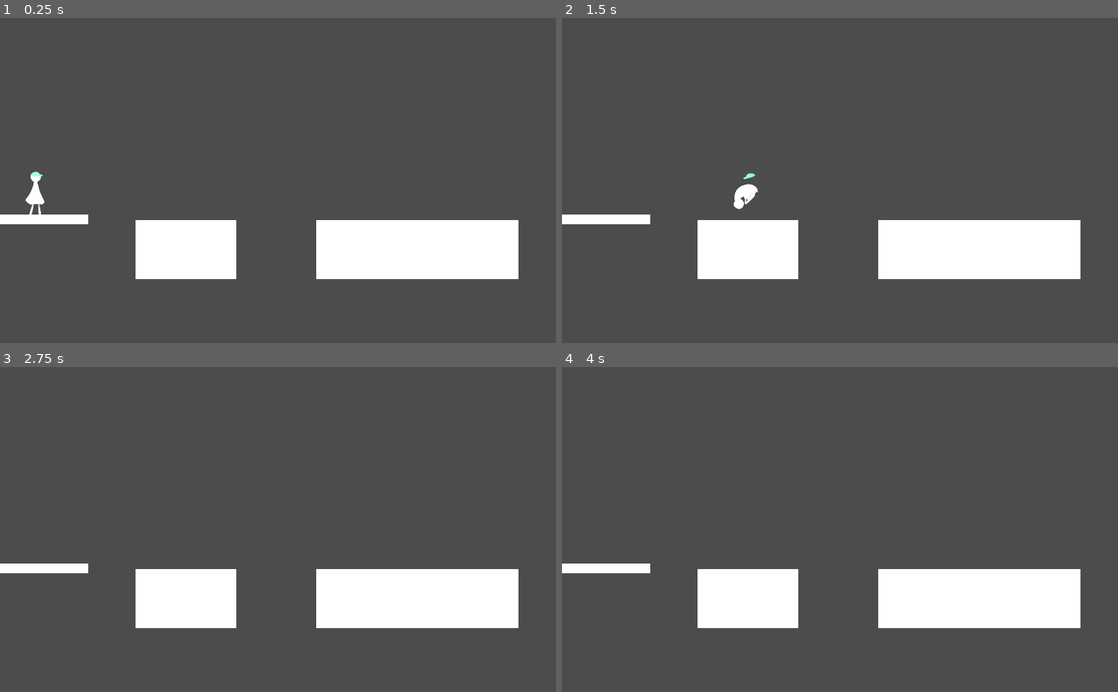
Above: before the commit, frames 1-4 (two rows, left to right).
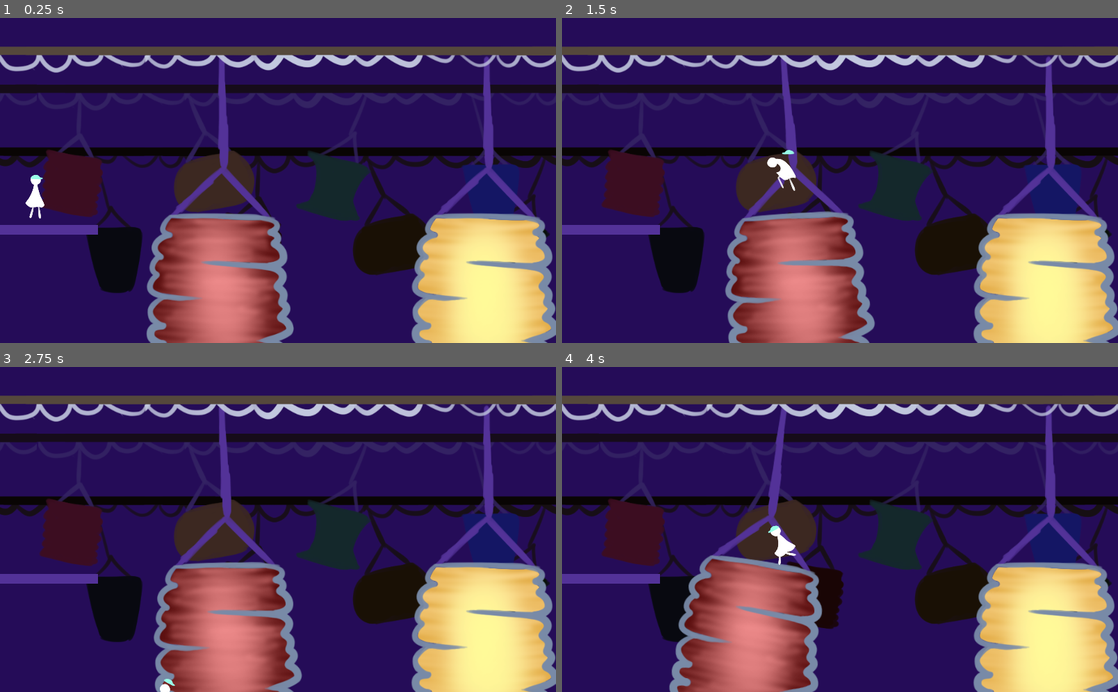
Above: after the commit, the same moments.

Repository: bucketfish/lanterns-mooncakes
Game: Godot game, scene res://base.tscn
Same seed, same stepped clock (60 frames per second), same inputs: the game is played once before the commit and once after it.
Inputs:
- Up to frame 1 (0.25 s): no input
- Up to frame 2 (1.5 s): hold Right (right) 0.53-1.28 s; hold Z (jump) 0.53-1.28 s; hold Left (left) from 1.28 s (still down); tap Z (jump) at 1.35 s
- Up to frame 3 (2.75 s): tap Z (jump) at 1.52, 1.82 s; release Left (left) at 2.03 s; hold Right (right) from 2.03 s (still down); hold Z (jump) from 2.03 s (still down)
- Up to frame 4 (4 s): release Z (jump) at 2.78 s; tap Z (jump) at 2.85, 3.02, 3.32 s; release Right (right) at 3.53 s; hold Left (left) from 3.53 s (still down); hold Z (jump) from 3.53 s (still down)

The runs differ from the first frame. In frame 1, 97% of the frame differs, in the area x 0-100%, y 0-100%; in frame 2, 97%; in frame 3, 97%; in frame 4, 97%.

Commit message:
a bunch of stuff like art and lantern movement and stuff

Diff:
--- a/godot/base.gd
+++ b/godot/base.gd
@@ -4,6 +4,7 @@
 
 
 onready var debug = $debug
+onready var respawn = $respawn
 # Called when the node enters the scene tree for the first time.
 func _ready():
 	OS.set_current_screen(0)
@@ -12,3 +13,8 @@
 # Called every frame. 'delta' is the elapsed time since the previous frame.
 #func _process(delta):
 #	pass
+
+
+func _on_death_body_entered(body):
+	if body.is_in_group("player"):
+		body.global_position = respawn.global_position
--- a/godot/base.tscn
+++ b/godot/base.tscn
@@ -1,26 +1,98 @@
-[gd_scene load_steps=7 format=2]
+[gd_scene load_steps=10 format=2]
 
 [ext_resource path="res://player/player.tscn" type="PackedScene" id=1]
 [ext_resource path="res://base.gd" type="Script" id=2]
-[ext_resource path="res://platform.gd" type="Script" id=3]
+[ext_resource path="res://lanterns/lantern.tscn" type="PackedScene" id=3]
+[ext_resource path="res://lanterns/2.png" type="Texture" id=4]
+[ext_resource path="res://lanterns/3.png" type="Texture" id=5]
+[ext_resource path="res://back/line.png" type="Texture" id=6]
+[ext_resource path="res://back/back.png" type="Texture" id=7]
+
+[sub_resource type="RectangleShape2D" id=2]
+extents = Vector2( 312.5, 81.5 )
 
 [sub_resource type="RectangleShape2D" id=1]
 extents = Vector2( 540.5, 10 )
 
-[sub_resource type="RectangleShape2D" id=2]
-extents = Vector2( 92.75, 55 )
-
-[sub_resource type="RectangleShape2D" id=3]
-extents = Vector2( 185, 55 )
-
 [node name="base" type="Node2D"]
 script = ExtResource( 2 )
 
-[node name="player" parent="." instance=ExtResource( 1 )]
+[node name="lantern" parent="." instance=ExtResource( 3 )]
+position = Vector2( 408, 82 )
+
+[node name="lantern2" parent="." instance=ExtResource( 3 )]
+position = Vector2( 896, 82 )
+
+[node name="Sprite" parent="lantern2" index="0"]
+texture = ExtResource( 4 )
+
+[node name="lantern3" parent="." instance=ExtResource( 3 )]
+position = Vector2( 1584, 82 )
+collision_mask = 0
+
+[node name="Sprite" parent="lantern3" index="0"]
+position = Vector2( 2, 281 )
+texture = ExtResource( 5 )
+
+[node name="CollisionShape2D2" parent="lantern3" index="1"]
+position = Vector2( -0.5, 363.5 )
+shape = SubResource( 2 )
+
+[node name="line" type="TextureRect" parent="."]
+margin_left = -2.0
+margin_top = -49.0
+margin_right = 2457.0
+margin_bottom = 551.0
+texture = ExtResource( 6 )
+stretch_mode = 2
+
+[node name="player" parent="." groups=["player"] instance=ExtResource( 1 )]
 position = Vector2( 67, 265 )
 
+[node name="Camera2D" type="Camera2D" parent="player"]
+position = Vector2( 0, -40 )
+current = true
+limit_left = 0
+limit_top = 0
+limit_bottom = 0
+drag_margin_h_enabled = true
+smoothing_enabled = true
+smoothing_speed = 10.0
+drag_margin_left = 0.1
+drag_margin_top = 0.1
+drag_margin_right = 0.1
+drag_margin_bottom = 0.1
+
+[node name="ParallaxBackground" type="ParallaxBackground" parent="player/Camera2D"]
+
+[node name="ParallaxLayer2" type="ParallaxLayer" parent="player/Camera2D/ParallaxBackground"]
+motion_scale = Vector2( 0.5, 0.5 )
+
+[node name="TextureRect2" type="TextureRect" parent="player/Camera2D/ParallaxBackground/ParallaxLayer2"]
+modulate = Color( 0.11, 0.0737, 0.0737, 1 )
+margin_left = -1907.0
+margin_top = -121.0
+margin_right = 5012.0
+margin_bottom = 479.0
+texture = ExtResource( 7 )
+stretch_mode = 2
+
+[node name="ParallaxLayer" type="ParallaxLayer" parent="player/Camera2D/ParallaxBackground"]
+motion_scale = Vector2( 0.7, 0.7 )
+
+[node name="TextureRect2" type="TextureRect" parent="player/Camera2D/ParallaxBackground/ParallaxLayer"]
+modulate = Color( 0.264, 0.176, 0.44, 1 )
+margin_left = -1110.0
+margin_top = -177.0
+margin_right = 4202.0
+margin_bottom = 423.0
+texture = ExtResource( 7 )
+stretch_mode = 2
+
+[node name="Tween" type="Tween" parent="player"]
+
 [node name="floor" type="StaticBody2D" parent="."]
-position = Vector2( -908, 373 )
+position = Vector2( -890, 392 )
 collision_layer = 2
 
 [node name="CollisionShape2D" type="CollisionShape2D" parent="floor"]
@@ -28,61 +100,29 @@
 shape = SubResource( 1 )
 
 [node name="ColorRect" type="ColorRect" parent="floor"]
-margin_left = 698.0
+margin_left = -2.0
 margin_top = -10.0
 margin_right = 1071.0
 margin_bottom = 8.0
+color = Color( 0.329412, 0.2, 0.6, 1 )
+
+[node name="death" type="Area2D" parent="."]
+position = Vector2( -30, 622 )
+scale = Vector2( 3, 1 )
+collision_layer = 2
+
+[node name="CollisionShape2D" type="CollisionShape2D" parent="death"]
+position = Vector2( 530.5, 0 )
+shape = SubResource( 1 )
 
 [node name="debug" type="Label" parent="."]
 margin_right = 40.0
 margin_bottom = 14.0
 
-[node name="StaticBody2D2" type="StaticBody2D" parent="."]
-visible = false
-position = Vector2( -21, 191 )
-collision_layer = 0
-collision_mask = 0
+[node name="respawn" type="Position2D" parent="."]
+position = Vector2( 128, 308 )
 
-[node name="CollisionShape2D" type="CollisionShape2D" parent="StaticBody2D2"]
-position = Vector2( 530.5, 0 )
-shape = SubResource( 1 )
+[connection signal="body_entered" from="death" to="." method="_on_death_body_entered"]
 
-[node name="RigidBody2D2" type="KinematicBody2D" parent="." groups=["platform"]]
-position = Vector2( 343, 260 )
-collision_layer = 2
-script = ExtResource( 3 )
-
-[node name="CollisionShape2D2" type="CollisionShape2D" parent="RigidBody2D2"]
-position = Vector2( 0, 167 )
-shape = SubResource( 2 )
-
-[node name="Position2D" type="Position2D" parent="RigidBody2D2/CollisionShape2D2"]
-position = Vector2( 0, -55 )
-
-[node name="ColorRect" type="ColorRect" parent="RigidBody2D2/CollisionShape2D2"]
-margin_left = -93.0
-margin_top = -54.0
-margin_right = 92.0
-margin_bottom = 55.0
-
-[node name="Tween" type="Tween" parent="RigidBody2D2"]
-
-[node name="RigidBody2D3" type="KinematicBody2D" parent="." groups=["platform"]]
-position = Vector2( 767, 260 )
-collision_layer = 2
-script = ExtResource( 3 )
-
-[node name="CollisionShape2D2" type="CollisionShape2D" parent="RigidBody2D3"]
-position = Vector2( 0, 167 )
-shape = SubResource( 3 )
-
-[node name="Position2D" type="Position2D" parent="RigidBody2D3/CollisionShape2D2"]
-position = Vector2( 0, -55 )
-
-[node name="ColorRect" type="ColorRect" parent="RigidBody2D3/CollisionShape2D2"]
-margin_left = -185.0
-margin_top = -54.0
-margin_right = 188.0
-margin_bottom = 55.0
-
-[node name="Tween" type="Tween" parent="RigidBody2D3"]
+[editable path="lantern2"]
+[editable path="lantern3"]
--- /dev/null
+++ b/godot/lanterns/lantern.tscn
@@ -0,0 +1,25 @@
+[gd_scene load_steps=4 format=2]
+
+[ext_resource path="res://platform.gd" type="Script" id=1]
+[ext_resource path="res://lanterns/1.png" type="Texture" id=2]
+
+[sub_resource type="RectangleShape2D" id=1]
+extents = Vector2( 98, 87.5 )
+
+[node name="lantern" type="KinematicBody2D" groups=["platform"]]
+collision_layer = 2
+script = ExtResource( 1 )
+
+[node name="Sprite" type="Sprite" parent="."]
+position = Vector2( 10, 281 )
+scale = Vector2( 1.10167, 1.10167 )
+texture = ExtResource( 2 )
+
+[node name="CollisionShape2D2" type="CollisionShape2D" parent="."]
+position = Vector2( 0, 368.5 )
+shape = SubResource( 1 )
+
+[node name="Position2D" type="Position2D" parent="CollisionShape2D2"]
+position = Vector2( 0.5, 0 )
+
+[node name="Tween" type="Tween" parent="."]
--- a/godot/platform.gd
+++ b/godot/platform.gd
@@ -10,9 +10,9 @@
 onready var relpos = $CollisionShape2D2/Position2D
 var prevpos = 0
 
-const turnfactor = 0.24
-const speed = 30
-const returnspeed = 0.1
+const turnfactor = 0.6
+const speed = 40
+const returnspeed = 0.2
 
 onready var base = get_node("/root/base")
 # Called when the node enters the scene tree for the first time.
@@ -40,6 +40,6 @@
 
 	prevpos = newpos
 
-	move_and_collide(Vector2())
+#	move_and_collide(Vector2())
 
 	colpos = 0
--- a/godot/player/player.gd
+++ b/godot/player/player.gd
@@ -12,16 +12,18 @@
 
 #var pianosounds = [preload("res://audio/playersound/1.wav"), preload("res://audio/playersound/2.wav"), preload("res:// …(236 unchanged characters)…
 
+onready var camera = $Camera2D
+
 onready var sprite = $sprite
 onready var animtree = $animtree.get("parameters/playback")
 #constants and stuff / physics
-export (int) var speed = 450
+export (int) var speed = 500
 export (int) var gravity = 2400
 export (float, 0, 1.0) var friction = 0.5
 export (float, 0, 1.0) var acceleration = 0.15
-export (float, 0, 1.0) var jumpheight = 140
+export (float, 0, 1.0) var jumpheight = 300
 export (float, 0, 1.0) var jumpinc = 0.64
-export (float, 0, 1.0) var jgravity = 300
+export (float, 0, 1.0) var jgravity = 250
 #setting up ground variables
 var velocity = Vector2.ZERO
 var curforce = jumpheight
@@ -35,6 +37,7 @@
 var rng = RandomNumberGenerator.new()
 
 onready var jumpsound = $AudioStreamPlayer
+var prev_floor = true
 
 func _ready():
 	rng.randomize()
@@ -55,6 +58,7 @@
 
 
 	#settle these variables first
+
 	var onfloor = raycast("floor")
 	var leftwall = false
 	var rightwall = false
@@ -109,11 +113,12 @@
 	if Input.is_action_just_pressed("jump"):
 		if onfloor && state != "jumping":
 			set_state("jumping")
+			curforce = jumpheight
 
 
 	if Input.is_action_pressed("jump"):
-		if onfloor:
-			set_state("jumping")
+#		if onfloor:
+#			set_state("jumping")
 
 		if state == "jumping":
 			velocity.y = clamp(velocity.y - curforce, -1000, 10000000)
@@ -123,10 +128,12 @@
 			set_state("falling")
 
 	#reseting values when hitting floor
-	if onfloor:
-		curforce = jumpheight
+#	if onfloor:
+#		curforce = jumpheight
 
 	velocity.y = clamp(velocity.y + gravity * delta, -1000, 1000)
+
+
 
 #	base.debug.text = state
 
@@ -136,6 +143,7 @@
 	velocity = move_and_slide_with_snap(velocity, snap, Vector2.UP )
 
 	move_platform(delta, get_slide_count())
+	tween_camera()
 
 func move_platform(delta, cols):
 	for x in cols:
@@ -143,7 +151,8 @@
 		if i.is_in_group("platform"):
 			i.colpos = self.global_position.x - i.relpos.global_position.x
 
-
+func tween_camera():
+	pass
 
 func raycast(area):
 	for i in raycasts[area]:
--- a/godot/player/player.tscn
+++ b/godot/player/player.tscn
@@ -56,18 +56,19 @@
 
 [sub_resource type="Animation" id=20]
 resource_name = "falling"
-length = 0.075
-tracks/0/type = "value"
-tracks/0/path = NodePath("sprite:frame")
-tracks/0/interp = 1
-tracks/0/loop_wrap = true
-tracks/0/imported = false
-tracks/0/enabled = true
-tracks/0/keys = {
-"times": PoolRealArray( 0 ),
-"transitions": PoolRealArray( 1 ),
-"update": 1,
-"values": [ 9 ]
+length = 0.15
+step = 0.075
+tracks/0/type = "value"
+tracks/0/path = NodePath("sprite:frame")
+tracks/0/interp = 1
+tracks/0/loop_wrap = true
+tracks/0/imported = false
+tracks/0/enabled = true
+tracks/0/keys = {
+"times": PoolRealArray( 0, 0.075 ),
+"transitions": PoolRealArray( 1, 1 ),
+"update": 1,
+"values": [ 9, 10 ]
 }
 
 [sub_resource type="Animation" id=2]
@@ -130,31 +131,7 @@
 
 [sub_resource type="Animation" id=4]
 resource_name = "land"
-length = 0.075
-tracks/0/type = "value"
-tracks/0/path = NodePath("sprite:frame")
-tracks/0/interp = 1
-tracks/0/loop_wrap = true
-tracks/0/imported = false
-tracks/0/enabled = true
-tracks/0/keys = {
-"times": PoolRealArray( 0 ),
-"transitions": PoolRealArray( 1 ),
-"update": 1,
-"values": [ 10 ]
-}
-tracks/1/type = "value"
-tracks/1/path = NodePath("sprite:position")
-tracks/1/interp = 1
-tracks/1/loop_wrap = true
-tracks/1/imported = false
-tracks/1/enabled = true
-tracks/1/keys = {
-"times": PoolRealArray( 0 ),
-"transitions": PoolRealArray( 1 ),
-"update": 1,
-"values": [ Vector2( 0, -12 ) ]
-}
+length = 0.001
 
 [sub_resource type="Animation" id=5]
 resource_name = "walk"
--- a/godot/project.godot
+++ b/godot/project.godot
@@ -60,4 +60,5 @@
 
 [rendering]
 
+environment/default_clear_color=Color( 0.14902, 0.0509804, 0.34902, 1 )
 environment/default_environment="res://default_env.tres"
Binary file added: godot/back/back.png
Not shown, added: godot/back/back.png.import
Binary file added: godot/back/line.png
Not shown, added: godot/back/line.png.import
Binary file added: godot/lanterns/1.png
Not shown, added: godot/lanterns/1.png.import
Binary file added: godot/lanterns/2.png
Not shown, added: godot/lanterns/2.png.import
Binary file added: godot/lanterns/3.png
Not shown, added: godot/lanterns/3.png.import
Not shown, added: clips/Illustration4.clip
Not shown, added: clips/lanterns/1.clip
(and 2 more such lines)
